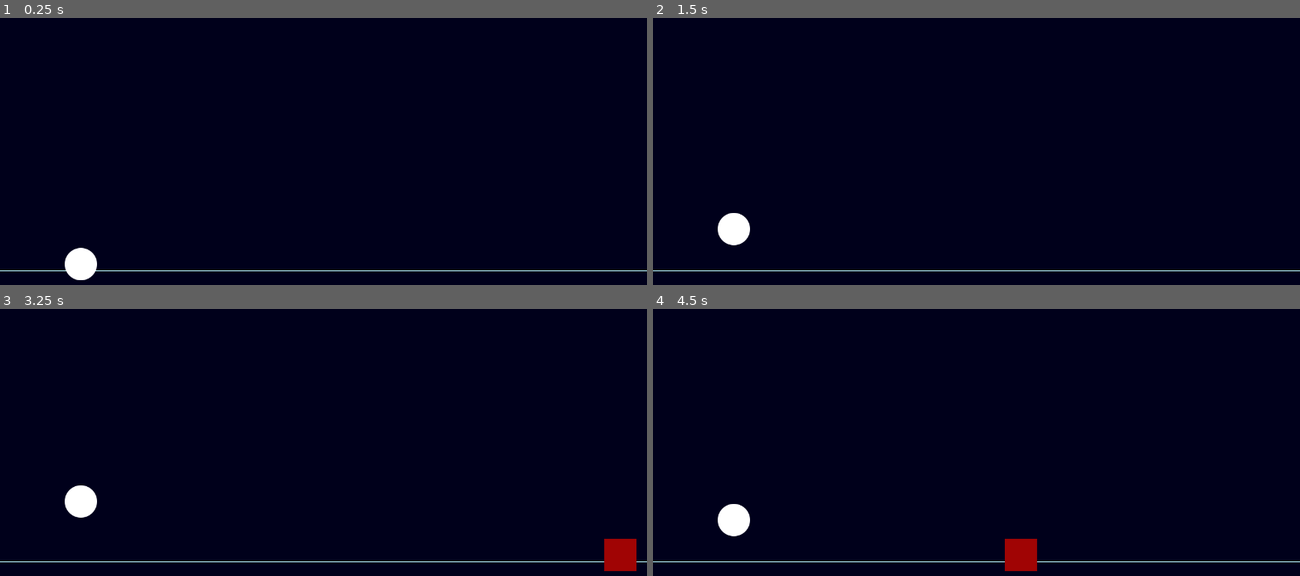
Above: before the commit, frames 1-4 (two rows, left to right).
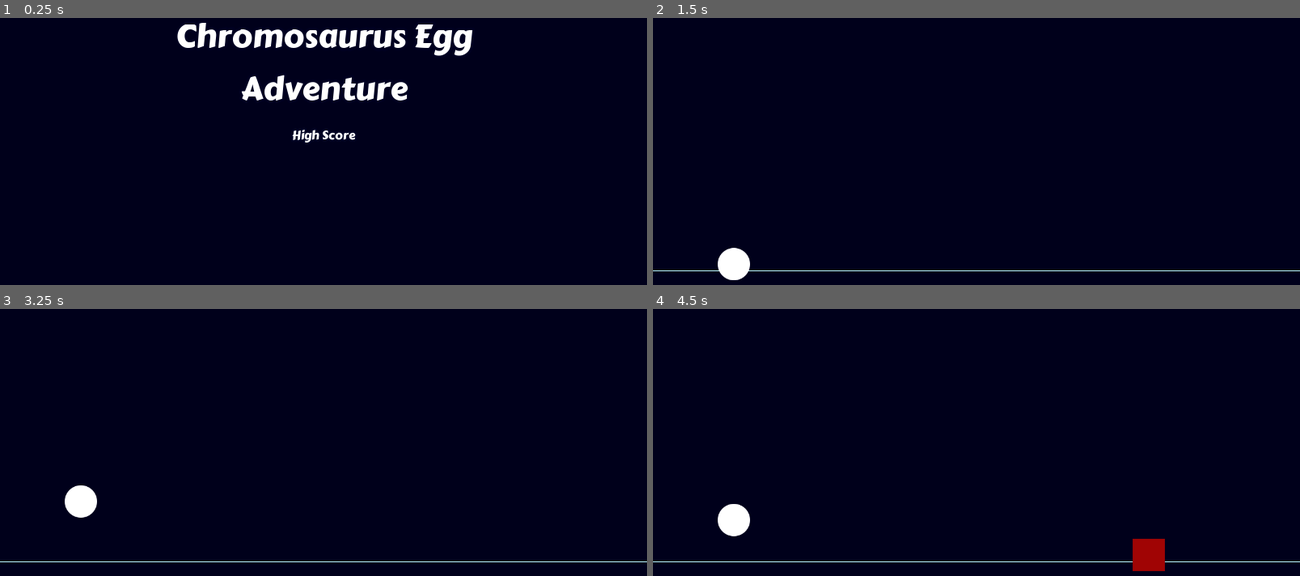
Above: after the commit, the same moments.

Repository: deutandev/Godot-Egg-Roll
Game: Godot game, scene res://src/UI/title.tscn
The game is run twice, just before and just after one commit, with the same random seed, the same clock (stepped at 60 frames per second) and the same inputs. Before the commit the project starts from res://src/Main/Main.tscn.
Inputs:
- Up to frame 1 (0.25 s): no input
- Up to frame 2 (1.5 s): tap Enter (ui_accept) at 0.5 s; tap Space (jump) at 0.6, 0.77, 1.07, 1.35 s
- Up to frame 3 (3.25 s): tap Space (jump) at 1.52, 1.82, 2.1, 2.85, 3.02 s
- Up to frame 4 (4.5 s): tap Space (jump) at 3.32, 3.6, 3.77, 4.07, 4.35 s

The runs differ from the first frame. In frame 1, 4.5% of the frame differs, in the area x 0-100%, y 1-99%; in frame 2, 1.0%; in frame 3, 0.6%; in frame 4, 1.2%.

Commit message:
Add title screen

Diff:
--- a/project.godot
+++ b/project.godot
@@ -16,7 +16,7 @@
 [application]
 
 config/name="Ripoff"
-run/main_scene="res://src/Main/Main.tscn"
+run/main_scene="res://src/UI/title.tscn"
 boot_splash/bg_color=Color( 0.027451, 0, 0.113725, 1 )
 config/icon="res://icon.png"
 
--- /dev/null
+++ b/src/UI/Font.tres
@@ -0,0 +1,9 @@
+[gd_resource type="DynamicFont" load_steps=2 format=2]
+
+[ext_resource path="res://src/UI/CarterOne-Regular.ttf" type="DynamicFontData" id=1]
+
+[resource]
+size = 24
+outline_size = 4
+outline_color = Color( 0, 0.0117647, 0.141176, 1 )
+font_data = ExtResource( 1 )
--- /dev/null
+++ b/src/UI/title.gd
@@ -0,0 +1,5 @@
+extends Control
+
+func _process(delta):
+	if Input.is_action_just_pressed("jump"):
+		get_tree().change_scene("res://src/Main/Main.tscn")
--- /dev/null
+++ b/src/UI/title.tscn
@@ -0,0 +1,52 @@
+[gd_scene load_steps=4 format=2]
+
+[ext_resource path="res://src/UI/ui_theme.tres" type="Theme" id=1]
+[ext_resource path="res://src/UI/title_font.tres" type="DynamicFont" id=2]
+[ext_resource path="res://src/UI/title.gd" type="Script" id=3]
+
+[node name="TitleScreen" type="Control"]
+anchor_right = 1.0
+anchor_bottom = 1.0
+theme = ExtResource( 1 )
+script = ExtResource( 3 )
+__meta__ = {
+"_edit_use_anchors_": false
+}
+
+[node name="CanvasLayer" type="CanvasLayer" parent="."]
+layer = -128
+
+[node name="ColorRect" type="ColorRect" parent="CanvasLayer"]
+anchor_right = 1.0
+anchor_bottom = 1.0
+color = Color( 0, 0, 0.109804, 1 )
+__meta__ = {
+"_edit_use_anchors_": false
+}
+
+[node name="GameTitle" type="Label" parent="."]
+anchor_left = 0.5
+anchor_right = 0.5
+margin_left = -292.5
+margin_top = 60.3212
+margin_right = 292.5
+margin_bottom = 261.321
+custom_fonts/font = ExtResource( 2 )
+text = "Chromosaurus Egg
+Adventure"
+align = 1
+__meta__ = {
+"_edit_use_anchors_": false
+}
+
+[node name="HighScore" type="Label" parent="."]
+anchor_left = 0.5
+anchor_top = 0.5
+anchor_right = 0.5
+anchor_bottom = 0.5
+margin_left = -66.0
+margin_top = -72.9717
+margin_right = 66.0
+margin_bottom = -34.9717
+text = "High Score"
+align = 1
--- /dev/null
+++ b/src/UI/title_font.tres
@@ -0,0 +1,9 @@
+[gd_resource type="DynamicFont" load_steps=2 format=2]
+
+[ext_resource path="res://src/UI/CarterOne-Regular.ttf" type="DynamicFontData" id=1]
+
+[resource]
+size = 64
+outline_size = 5
+outline_color = Color( 0, 0.00392157, 0.133333, 1 )
+font_data = ExtResource( 1 )
--- /dev/null
+++ b/src/UI/ui_theme.tres
@@ -0,0 +1,6 @@
+[gd_resource type="Theme" load_steps=2 format=2]
+
+[ext_resource path="res://src/UI/Font.tres" type="DynamicFont" id=1]
+
+[resource]
+default_font = ExtResource( 1 )
Binary file added: src/UI/CarterOne-Regular.ttf
